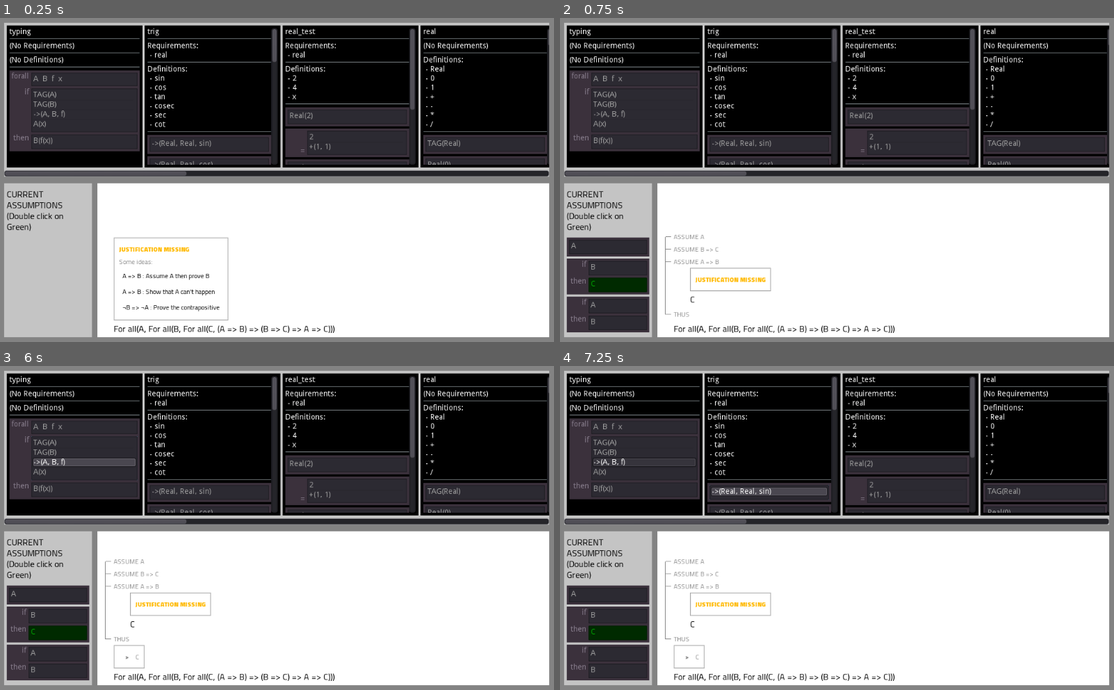
Above: before the commit, frames 1-4 (two rows, left to right).
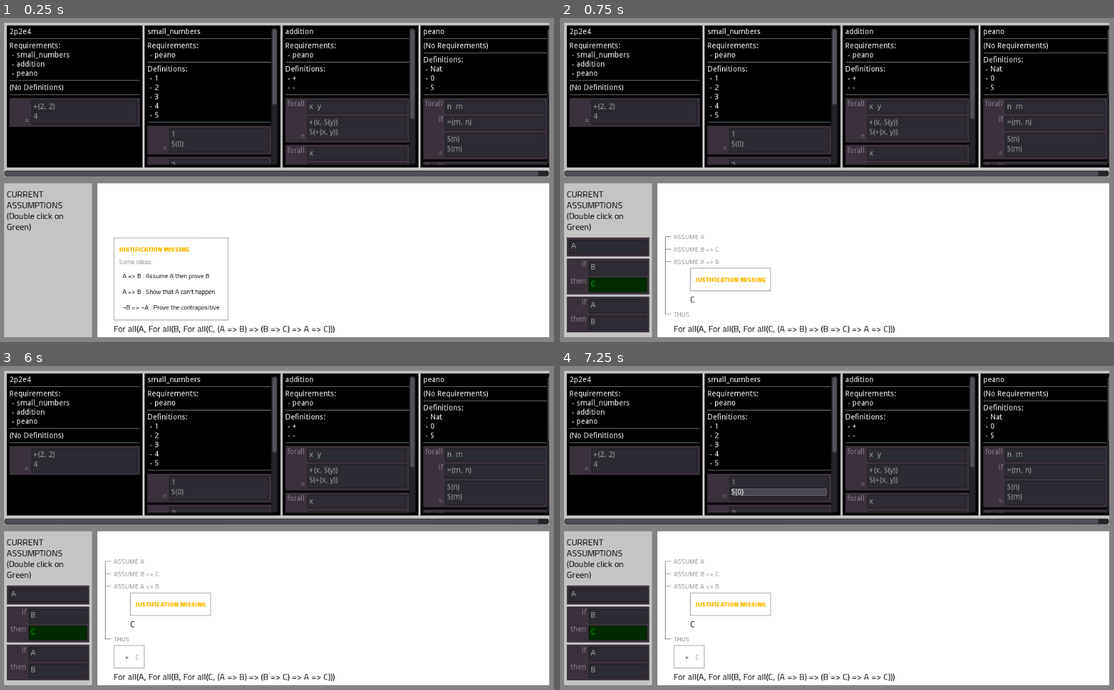
Above: after the commit, the same moments.

Repository: Negabinary/Math-Playground
Game: Godot game, scene res://Main.tscn
The game is run twice, just before and just after one commit, with the same random seed, the same clock (stepped at 60 frames per second) and the same inputs.
Inputs (mouse positions are in pixels of both pictures, inside the frame that each line leads up to):
- Up to frame 1 (0.25 s): no input
- Up to frame 2 (0.75 s): click "A => B : Assume A then prove B" at 0.5 s
- Up to frame 3 (6 s): click (321, 660) at 1.25 s; click (127, 657) at 2 s; click (321, 638) at 2.75 s; click (321, 660) at 3.5 s; click (127, 657) at 4.25 s; click (127, 657) at 5 s; tap Enter at 5.75 s; drag from (72, 459) to (332, 456) at 5.77 s
- Up to frame 4 (7.25 s): tap Space at 6.5 s; drag from (770, 492) to (809, 592) at 6.52 s

The runs differ from the first frame. In frame 1, 11% of the frame differs, in the area x 1-100%, y 3-49%; in frame 2, 11%; in frame 3, 12%; in frame 4, 12%.

Commit message:
Upload experimental version

Diff:
--- a/Modules.gd
+++ b/Modules.gd
@@ -10,7 +10,10 @@
 
 
 func initialise(selection_handler:SelectionHandler):
-	for module_name in ["typing","trig","real_test","real","the_set_of_all_sets","functional","list","current_module","peano", "boolean", "small_numbers","addition"]:
+	#for module_name in ["test","typing","trig","real_test","real","the_set_of_all_sets","functional","list","current_module","peano", "boolean", "small_numbers","addition"]:
+	#for module_name in ["trig","real_test","real"]:
+	#for module_name in ["bool/bool_type", "bool/bool_and", "bool/bool_or", "bool/de_morgan"]:
+	for module_name in ["2p2e4","small_numbers","addition","peano"]:
 		add_module(module_loader.get_module(module_name), module_name, selection_handler)
 
 
--- /dev/null
+++ b/lib/2p2e4.tres
@@ -0,0 +1,6 @@
+@R small_numbers
+@R addition
+@R peano
+
+@= +(2,2)
+@> 4
--- /dev/null
+++ b/lib/bool/bool_and.tres
@@ -0,0 +1,15 @@
+@R bool/bool_type
+
+@D AND : ->(Boolean,->(Boolean,Boolean))
+
+@= AND(True,True)
+@> True
+
+@= AND(True,False)
+@> False
+
+@= AND(False,True)
+@> False
+
+@= AND(False,False)
+@> False
--- /dev/null
+++ b/lib/bool/bool_or.tres
@@ -0,0 +1,15 @@
+@R bool/bool_type
+
+@D OR : ->(Boolean,->(Boolean,Boolean))
+
+@= OR(True,True)
+@> True
+
+@= OR(True,False)
+@> True
+
+@= OR(False,True)
+@> True
+
+@= OR(False,False)
+@> False
--- /dev/null
+++ b/lib/bool/bool_type.tres
@@ -0,0 +1,17 @@
+
+@D Boolean : TAG
+@D True : Boolean
+@D False : Boolean
+
+@A x : Boolean
+@< Boolean(x)
+@< ¬(=(x,True))
+@> =(x,False)
+
+@D NOT : ->(Boolean,Boolean)
+
+@= NOT(True)
+@> False
+
+@= NOT(False)
+@> True
--- /dev/null
+++ b/lib/bool/de_morgan.tres
@@ -0,0 +1,8 @@
+@R bool/bool_type
+@R bool/bool_and
+@R bool/bool_or
+
+@A A : Boolean
+@A B : Boolean
+@= AND(A,B)
+@> NOT(OR(NOT(A),NOT(B)))
--- a/lib/boolean.tres
+++ b/lib/boolean.tres
@@ -1,5 +1,5 @@
 
-@D Boolean : ->(ANY,PROP)
+@D Boolean : TAG
 @D True : Boolean
 @D False : Boolean
 
--- a/lib/list.tres
+++ b/lib/list.tres
@@ -33,3 +33,12 @@
 @A x : T1
 @= Map(f,CONS(x,l))
 @> CONS(f(x),Map(f,l))
+
+
+@D P : TAG
+
+@D lol : List(List(P))
+
+@D jp : ->(P,List(List(P)))
+
+@A x : P
--- a/lib/peano.tres
+++ b/lib/peano.tres
@@ -2,13 +2,7 @@
 
 @D 0 : Nat
 
-@> Nat(0)
-
 @D S : ->(Nat,Nat)
-
-@A n : Nat
-@< Nat(n)
-@> Nat(S(n))
 
 @A n : Nat
 @A m : Nat
--- /dev/null
+++ b/lib/test.tres
@@ -0,0 +1,6 @@
+@D A : PROP
+@D B : PROP
+@D C : PROP
+
+@< =>(A,=>(B,C))
+@> =>(¬(=>(A,¬(B))),C)
--- /dev/null
+++ b/lib_archive/addition.tres
@@ -0,0 +1,17 @@
+@R peano
+
+@D + : ->(Nat,->(Nat,Nat))
+@D - : ->(Nat,->(Nat,Nat))
+
+@A x : Nat
+@A y : Nat
+@= +(x,S(y))
+@> S(+(x,y))
+
+@A x : Nat
+@= +(x,0)
+@> x
+
+@A x : Nat
+@= -(x,x)
+@> 0
--- /dev/null
+++ b/lib_archive/boolean.tres
@@ -0,0 +1,31 @@
+
+@D Boolean : TAG
+@D True : Boolean
+@D False : Boolean
+
+@A x : Boolean
+@< Boolean(x)
+@< ¬(=(x,True))
+@> =(x,False)
+
+@D NOT : ->(Boolean,Boolean)
+
+@= NOT(True)
+@> False
+
+@= NOT(False)
+@> True
+
+@D AND : ->(Boolean,->(Boolean,Boolean))
+
+@= AND(True,True)
+@> True
+
+@= AND(True,False)
+@> False
+
+@= AND(False,True)
+@> False
+
+@= AND(False,False)
+@> False
--- /dev/null
+++ b/lib_archive/current_module.tres
@@ -0,0 +1,46 @@
+@R small_numbers
+@R addition
+@R peano
+@R list
+
+@= +(2,2)
+@> 4
+
+@A x : ANY
+@= x
+@> x
+
+@> Nat(4)
+
+@> Map(S,CONS(1,CONS(2,[])))
+
+@A x : Nat
+@= +(0,x)
+@> x
+
+@D Q : ->(Nat,PROP)
+
+@A x : Nat
+@< =(+(0,x),x)
+@> Q(x)
+
+@A x : Nat
+@< Q(x)
+@> =(+(0,x),x)
+
+@A x : Nat
+@A y : Nat
+@= +(x,y)
+@> +(y,x)
+
+@D R : ->(Nat,PROP)
+
+@A x : Nat
+@< R(x)
+@A y : Nat
+@> =(+(x,y),+(y,x))
+
+@A x : Nat
+@A y : Nat
+@< =(+(x,y),+(y,x))
+@> R(x)
--- /dev/null
+++ b/lib_archive/functional.tres
@@ -0,0 +1,12 @@
+@R peano
+
+@A T : TAG
+@D app2 : ->(->(T,T),->(T,T))
+
+@a T : TAG
+@A f : ->(T,T)
+@A x : T
+@= app2(f,x)
+@> f(f(x))
+
+@> app2(S,0)
--- /dev/null
+++ b/lib_archive/list.tres
@@ -0,0 +1,44 @@
+@D List : ->(TAG,TAG)
+
+@A T : TAG
+@D [] : List(T)
+
+@A T : TAG
+@> List(T)([](T))
+
+@A T : TAG
+@D CONS : ->(List(T),->(T,List(T)))
+
+@A T : TAG
+@A x : T
+@A xs : List(T)
+@< List(T)(xs)
+@< T(x)
+@> List(T)(CONS(x,xs))
+
+@a T1 : TAG
+@a T2 : TAG
+@D Map : ->(List(T1),List(T2))
+
+@a T1 : TAG
+@a T2 : TAG
+@A f : ->(T1,T2)
+@= Map(f,[])
+@> []
+
+@a T1 : TAG
+@a T2 : TAG
+@A f : ->(T1,T2)
+@A l : List(T1)
+@A x : T1
+@= Map(f,CONS(x,l))
+@> CONS(f(x),Map(f,l))
+
+
+@D P : TAG
+
+@D lol : List(List(P))
+
+@D jp : ->(P,List(List(P)))
+
+@A x : P
--- /dev/null
+++ b/lib_archive/peano.tres
@@ -0,0 +1,31 @@
+@D Nat : TAG
+
+@D 0 : Nat
+
+@> Nat(0)
+
+@D S : ->(Nat,Nat)
+
+@A n : Nat
+@< Nat(n)
+@> Nat(S(n))
+
+@A n : Nat
+@A m : Nat
+@< =(m,n)
+@> =(S(n),S(m))
+
+@A n : Nat
+@A m : Nat
+@< =(S(n),S(m))
+@> =(m,n)
+
+@A n : Nat
+@> ¬(=(S(n),0))
+
+# Induction
+@A P : ->(Nat,PROP)
+@< P(0)
+@< For all(n,=>(Nat(n),=>(P(n),P(S(n)))))
+@A m : Nat
+@> P(m)
--- /dev/null
+++ b/lib_archive/real.tres
@@ -0,0 +1,100 @@
+@D Real : TAG
+
+@D 0 : Real
+@D 1 : Real
+
+@D + : ->(Real,->(Real,Real))
+@D - : ->(Real,Real)
+
+@A x : Real
+@= +(x,0)
+@> x
+
+@A x : Real
+@A y : Real
+@= +(x,y)
+@> +(y,x)
+
+@A x : Real
+@A y : Real
+@A z : Real
+@= +(x,+(y,z))
+@> +(+(x,y),z)
+
+@A x : Real
+@= +(x,-(x))
+@> 0
+
+@D * : ->(Real,->(Real,Real))
+@D / : ->(Real,Real)
+
+@A x : Real
+@= *(x,1)
+@> x
+
+@A x : Real
+@A y : Real
+@= *(x,y)
+@> *(y,x)
+
+@A x : Real
+@A y : Real
+@A z : Real
+@= *(x,*(y,z))
+@> *(*(x,y),z)
+
+@A x : Real
+@< ¬(=(x,0))
+@= *(x,/(x))
+@> 1
+
+
+@A x : Real
+@A y : Real
+@A z : Real
+@= *(x,+(y,z))
+@> +(*(x,y),*(x,z))
+
+
+@A x : Real
+@A y : Real
+@= -(*(x,y))
+@> *(-(x),y)
+
+
+@A x : Real
+@= *(x,0)
+@> 0
+
+
+@A x : Real
+@A y : Real
+@= =(x,y)
+@> =(+(x,-(y)),0)
+
+
+@A x : Real
+@A y : Real
+@< ¬(=(y,0))
+@= =(x,y)
+@> =(*(x,/(y)),1)
+
+
+@A x : Real
+@= -(-(x))
+@> x
+
+
+@A x : Real
+@= /(/(x))
+@> x
+
+@A x : Real
+@A y : Real
+@= -(+(x,y))
+@> +(-(x),-(y))
+
+@A x : Real
+@A y : Real
+@= /(*(x,y))
+@> *(/(x),/(y))
--- /dev/null
+++ b/lib_archive/real_test.tres
@@ -0,0 +1,13 @@
+@R real
+
+@D 2 : Real
+@= 2
+@> +(1,1)
+
+@D 4 : Real
+@= 4
+@> +(2,2)
+
+@D x : Real
+
+@> =(+(*(4,x),1),*(2,x))
--- /dev/null
+++ b/lib_archive/small_numbers.tres
@@ -0,0 +1,22 @@
+@R peano
+
+@D 1 : Nat
+@D 2 : Nat
+@D 3 : Nat
+@D 4 : Nat
+@D 5 : Nat
+
+@= 1
+@> S(0)
+
+@= 2
+@> S(S(0))
+
+@= 3
+@> S(S(S(0)))
+
+@= 4
+@> S(S(S(S(0))))
+
+@= 5
+@> S(S(S(S(S(0)))))
--- /dev/null
+++ b/lib_archive/the_set_of_all_sets.tres
@@ -0,0 +1,7 @@
+@D tsos : TAG
+
+@A x : ANY
+@< tsos(x)
+@> ¬(x(x))
+
+@> ¬(tsos(tsos))
--- /dev/null
+++ b/lib_archive/trig.tres
@@ -0,0 +1,33 @@
+@R real
+
+@D sin : ->(Real,Real)
+@D cos : ->(Real,Real)
+@D tan : ->(Real,Real)
+@D cosec : ->(Real,Real)
+@D sec : ->(Real,Real)
+@D cot : ->(Real,Real)
+
+@A x : Real
+@= tan(x)
+@> *(sin(x),/(cos(x)))
+
+@A x : Real
+@= cosec(x)
+@> /(sin(x))
+
+@A x : Real
+@= sec(x)
+@> /(cos(x))
+
+@A x : Real
+@= cot(x)
+@> /(tan(x))
+
+@A x : Real
+@= +(*(sin(x),sin(x)),*(cos(x),cos(x)))
+@> 1
+
+@A x : Real
+@< ¬(=(*(cos(x),cos(x)),0))
+@= +(1,*(tan(x),tan(x)))
+@> *(sec(x),sec(x))
--- /dev/null
+++ b/lib_archive/typing.tres
@@ -0,0 +1,5 @@
+@A A : TAG
+@A B : TAG
+@A f : ->(A,B)
+@A x : A
+@> B(f(x))
--- a/project.godot
+++ b/project.godot
@@ -60,6 +60,11 @@
 "path": "res://src/model/statement.gd"
 }, {
 "base": "Object",
+"class": "Tag",
+"language": "GDScript",
+"path": "res://src/tags/tag.gd"
+}, {
+"base": "Object",
 "class": "UniversalLocator",
 "language": "GDScript",
 "path": "res://src/model/universal_locator.gd"
@@ -100,6 +105,7 @@
 "ScopeStack": "",
 "SelectionHandler": "",
 "Statement": "",
+"Tag": "",
 "UniversalLocator": "",
 "WPBParent": "",
 "WrittenJustification": "",
@@ -117,6 +123,7 @@
 [autoload]
 
 GlobalTypes="*res://src/model/global_types.gd"
+Tagger="*res://src/tags/tagger.gd"
 
 [debug]
 
--- a/src/model/global_types.gd
+++ b/src/model/global_types.gd
@@ -1,4 +1,6 @@
 extends Node
+
+var TYPING := false
 
 var IMPLIES := ExprItemType.new("=>")
 var FORALL := ExprItemType.new("For all")
--- a/src/module/module.gd
+++ b/src/module/module.gd
@@ -18,7 +18,10 @@
 			_parse_requirement(line.right(3), module_loader)
 			current_item = []
 		if line.begins_with("@D "):
-			statement_strings.append(_parse_definition(current_item, line.right(3)))
+			if GlobalTypes.TYPING:
+				statement_strings.append(_parse_definition(current_item, line.right(3)))
+			else:
+				_parse_definition(current_item, line.right(3))
 			current_item = []
 		elif line.begins_with("@> "):
 			statement_strings.append(_parse_statement(current_item, line))
@@ -40,6 +43,15 @@
 			var proof_step = ProofStep.new(expr_item)
 			proof_step.justify_with_module(self)
 			proof_steps.append(proof_step)
+
+	for proof_step in proof_steps:
+		var expr_item:ExprItem = proof_step.get_statement().as_expr_item()
+		if expr_item.get_child_count() > 0:
+			var argument : ExprItem = expr_item.get_child(expr_item.get_child_count()-1)
+			if argument.get_child_count() == 0 and argument.get_type() in definitions:
+				if Tagger.is_tag(expr_item.abandon_lowest(1)):
+					Tagger.put_tag(expr_item.get_child(expr_item.get_child_count()-1).get_type(), Tag.new(expr_item.abandon_lowest(1)))
+					proof_step.mark_tag()
 
 
 func _parse_requirement(requirement:String, module_loader):
@@ -95,7 +107,10 @@
 		if qualifier_type == "@A " or qualifier_type == "@a ":
 			var def_name : String = qualifier_payload.split(":")[0].strip_edges(true,true)
 			var type_info : String = qualifier_payload.split(":")[1].strip_edges(true,true)
-			string = "For all(" + def_name + ",=>(" + type_info + "(" + def_name + ")" + "," + string + "))"
+			if GlobalTypes.TYPING:
+				string = "For all(" + def_name + ",=>(" + type_info + "(" + def_name + ")" + "," + string + "))"
+			else:
+				string = "For all(" + def_name + "," + string + ")"
 		elif qualifier_type == "@< ":
 			string = "=>(" + qualifier_payload + "," + string + ")"
 		elif qualifier_type == "@= ":
--- a/src/proof_step/proof_step.gd
+++ b/src/proof_step/proof_step.gd
@@ -12,6 +12,7 @@
 var justification:Justification
 var new_assumptions := []
 var new_definitions := []
+var _is_tag : bool = false
 
 
 func _init(new_expr_item:ExprItem, new_justification:Justification = MissingJustification.new(), new_context:ProofStep = null, new_new_assumptions = [], new_new_definitions = []):
@@ -22,6 +23,10 @@
 	new_definitions = new_new_definitions
 
 
+func mark_tag():
+	_is_tag = true
+
+
 func get_assumptions() -> Dictionary:
 	var assumptions : Dictionary
 	if context == null:
@@ -62,6 +67,10 @@
 
 func _get_justification() -> Justification:
 	return justification
+
+
+func is_tag():
+	return _is_tag
 
 
 func does_conclusion_match_exactly(assumption:ProofStep) -> bool:
--- /dev/null
+++ b/src/tags/tag.gd
@@ -0,0 +1,19 @@
+extends Object
+class_name Tag
+
+
+var expr_item : ExprItem
+var parameters : Array #<ExprItemType>
+
+func _init(expr_item:ExprItem, parameters:=[]) -> void:
+	self.expr_item = expr_item
+	self.parameters = parameters
+
+func get_expr_item() -> ExprItem:
+	return expr_item
+
+func get_parameters() -> Array:
+	return parameters
+
+func _to_string():
+	return expr_item.to_string()
--- /dev/null
+++ b/src/tags/tagger.gd
@@ -0,0 +1,70 @@
+extends Node
+
+var tags := {} # <ExprItemType, Array<Tag>>
+
+func _init():
+	_add_global_tags()
+
+
+func _add_global_tags():
+	tags[GlobalTypes.TAG] = [Tag.new(_p("TAG"))]
+	tags[GlobalTypes.PROP] = [Tag.new(_p("TAG"))]
+	tags[GlobalTypes.ANY] = [Tag.new(_p("TAG"))]
+	tags[GlobalTypes.F_DEF] = [Tag.new(_p("->(TAG,->(TAG,TAG))"))]
+
+	tags[GlobalTypes.IMPLIES] = [Tag.new(_p("->(PROP,->(PROP,PROP))"))]
+	tags[GlobalTypes.FORALL] = [Tag.new(_p("->(ANY,->(PROP,PROP))"))] # THIS FEELS VERY IFFFFFYYYY
+	tags[GlobalTypes.EXISTS] = [Tag.new(_p("->(ANY,->(PROP,PROP))"))] # THIS FEELS VERY IFFFFFYYYY
+	tags[GlobalTypes.EQUALITY] = [Tag.new(_p("->(ANY,->(ANY,PROP))"))] # MAYBE ALL OF THESE NEED TO BE HANDLED SPECIALLY...
+	tags[GlobalTypes.NOT] = [Tag.new(_p("->(PROP,PROP)"))]
+
+
+func _p(s:String)->ExprItem:
+	return ExprItemBuilder.from_string(s, GlobalTypes.get_scope_stack())
+
+
+func put_tag(type:ExprItemType, tag:Tag) -> void: # ,,<ExprItemType>
+	if !tags.has(type):
+		tags[type] = [tag]
+	else:
+		tags[type].append(tag)
+
+
+func get_type_tags(type:ExprItemType) -> Array:
+	return tags.get(type, [])
+
+
+func is_tag(expr_item:ExprItem):
+	var argument_count := expr_item.get_child_count()
+	for type_tag in get_type_tags(expr_item.get_type()):
+		var tag_ei:ExprItem = type_tag.get_expr_item()
+		for i in argument_count:
+			if tag_ei.get_type() == GlobalTypes.F_DEF:
+				tag_ei = tag_ei.get_child(1)
+			else:
+				tag_ei = null
+		if tag_ei != null:
+			if tag_ei.get_type() == GlobalTypes.TAG:
+				return true
+
+
+#func get_tags(expr_item:ExprItem) -> Array:
+#	var type := expr_item.get_type()
+#	var type_tags := get_type_tags(type)
+#	if type_tags == []:
+#		return []
+#	var valid_tags = []
+#	for tag in type_tags:
+#		if _is_valid_tag(tag.get_expr_item(), tag.get_parameters(), expr_item):
+#			pass
+
+
+#func _is_valid_tag(tag_ei, tag_parameters, expr_item, parameters_map):
+#	if tag_ei.get_type() == GlobalTypes.ANY:
+#		return true
+#	elif current_tag.get_type() == GlobalTypes.TAG:
+#		if expr_item.get_child_count() == 0:
+#			valid_tags.append(GlobalTypes.TAG)
+#		elif expr_item.get_child_count() == 1:
+#			valid_tags.append(GlobalTypes.PROP)
+#		elif expr_item.get_child_count()
--- a/src/visual/assumption_box/AssumptionBox.gd
+++ b/src/visual/assumption_box/AssumptionBox.gd
@@ -17,6 +17,11 @@
 	$VBoxContainer/Conclusion/Conclusion.clear()
 
 	assumption = new_assumption
+
+	if assumption.is_tag():
+		modulate = Color.coral
+	else:
+		modulate = Color.white
 
 	var assumption_statement := assumption.get_statement()
 
--- a/src/visual/module/module_box.gd
+++ b/src/visual/module/module_box.gd
@@ -37,7 +37,7 @@
 	else:
 		string = "Definitions: "
 		for d in definitions:
-			string += "\n - " + d.to_string()
+			string += "\n - " + PoolStringArray(([d.to_string()] + Tagger.get_type_tags(d))).join(": ")
 	$ScrollContainer/VBoxContainer/ModuleDefinitions.text = string
 
 	var requirements := module.get_requirements()
Binary file added: docs/experimental/favicon.png
Binary file added: docs/experimental/index.png
Not shown, added: docs/experimental/index.pck
Not shown, added: docs/experimental/index.wasm
